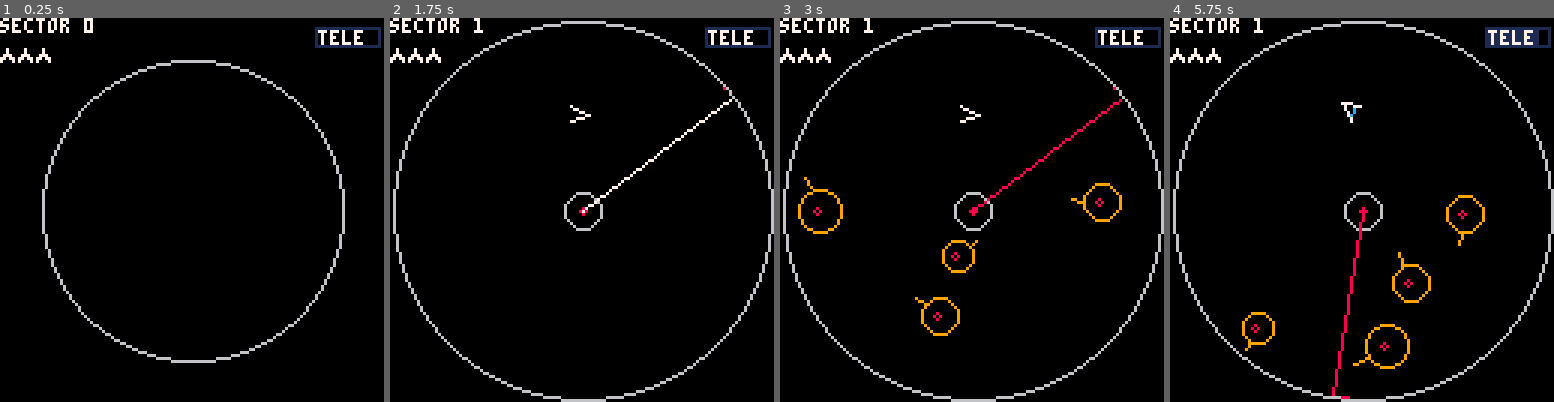
Above: before the commit, frames 1-4 (left to right).
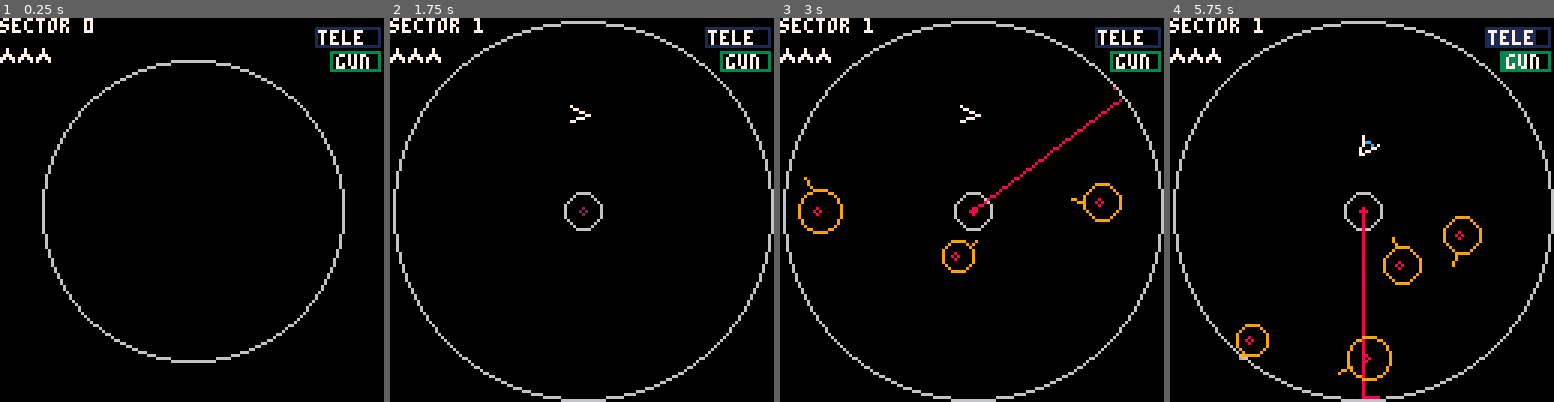
Above: after the commit, the same moments.

Repository: caseylabrack/laser
Game: PICO-8 cartridge laser.p8
Same seed, same stepped clock (60 frames per second), same inputs: the game is played once before the commit and once after it.
Inputs:
- Up to frame 1 (0.25 s): no input
- Up to frame 2 (1.75 s): tap X (X key) at 0.33, 1.07 s; tap O (Z key) at 0.7, 1.7 s; hold Right from 1.6 s (still down)
- Up to frame 3 (3 s): tap X (X key) at 1.85, 2.97 s; release Right at 2.1 s; tap O (Z key) at 2.1, 2.5, 2.9 s; hold Up 2.15-2.42 s; hold Right from 2.47 s (still down)
- Up to frame 4 (5.75 s): release Right at 3.03 s; hold Left 3.08-3.58 s; tap O (Z key) every 0.4 s from 3.3 to 5.7 s; hold Down 3.63-3.97 s; hold Right 4.02-4.68 s; tap X (X key) at 4.08, 5.2 s; hold Up 4.73-5.03 s; hold Left 5.08-5.68 s; hold Down from 5.73 s (still down)

The runs differ from the first frame. In frame 1, 0.4% of the frame differs, in the area x 85-100%, y 8-15%; in frame 2, 0.8%; in frame 3, 0.7%; in frame 4, 3.4%, in the area x 17-100%, y 3-100%.

Commit message:
player enter/death animations, gun charging, 180flip

Diff:
--- a/laser.p8
+++ b/laser.p8
@@ -9,22 +9,39 @@
 -- 	fix flowers spawn out of bounds
 -- 	starfield flyin
 --  timing or lap based enemy
---  gun rdy
 --  multiple bullets?
 --  bigger min size for flowers
---  fade in: [two] lives left
+--  player animations
+--  gameover animations
+--  fuzziness
+
+function plines(this)
+	local m={x=p.x+cos(p.a)*2,y=p.y+sin(p.a)*2}
+	local prow=.075
+	local len=6
+	local aft=len-2
+	return {
+		{x1=m.x,y1=m.y,x2=m.x-cos(p.a-prow)*len,y2=m.y-sin(p.a-prow)*len},
+		{x1=m.x,y1=m.y,x2=m.x-cos(p.a+prow)*len,y2=m.y-sin(p.a+prow)*len}
+	}
+--	line(m.x,m.y,m.x-cos(p.a-prow)*len,m.y-sin(p.a-prow)*len,7)
+--	line(m.x,m.y,m.x-cos(p.a+prow)*len,m.y-sin(p.a+prow)*len,7)
+end
 
 p = {x=80,y=30,dx=0,dy=0,
-					a=.75,t=.25,rt=.05,r=3,
-					friction=.92,
+					a=.75,t=.25,rt=.05,r=3,friction=.92,
 					hop=25,charge=0,fullcharge=90,
 					enabled=false,controllable=true,
-					thrusting=false}
+					thrusting=false,
+					gun=0,gunfull=160,gunfail=false,gunfailtick=0,
+					flipready=10,fliplast=0,
+					lines=plines}
 ps= {} --player death particles
 lz= {} --lasers
 zs= {} --safe zones
 hs= {} --homing bombs
 as= {} --animations (coroutines)
+a2= {}
 fs= {} --flowers
 rs= {} --roids
 b = {x=0,y=0,dx,dy,a=0,r=2,speed=5,enabled=false}
@@ -58,7 +75,7 @@
 end
 
 if p.enabled then
-	p.charge+=1
+	p.charge+=1 p.gun=min(p.gun+1,p.gunfull)
 	if btn(➡️) then p.a=p.a-p.rt end
 	if btn(⬅️) then p.a=p.a+p.rt end
 	if btn(⬆️) and p.charge>p.fullcharge then
@@ -66,7 +83,13 @@
 		p.y+=sin(p.a)*p.hop
 		p.charge=0
 	end
-	if btn(⬇️) then	p.dx=0 p.dy=0 end
+	if btn(⬇️) then
+--	p.dx=0 p.dy=0
+		if tick-p.fliplast>p.flipready then
+		 p.a+=.5
+		 p.fliplast=tick
+	 end
+	end
 	if btn(🅾️) then
 		p.dx+=cos(p.a)*p.t
 		p.dy+=sin(p.a)*p.t
@@ -79,10 +102,18 @@
 		p.thrusting=false
 	end
 	if btn(❎) and not b.enabled then
-		b.enabled=true
-		b.x=p.x b.y=p.y b.a=p.a
-		b.dx=cos(b.a)*b.speed b.dy=sin(b.a)*b.speed
-		sfx(11)
+		if p.gun==p.gunfull then
+			b.enabled=true
+			b.x=p.x b.y=p.y b.a=p.a
+			b.dx=cos(b.a)*b.speed b.dy=sin(b.a)*b.speed
+			sfx(11)
+		else
+			if tick-p.gunfailtick>10 then
+				p.gunfail=true
+				sfx(12)
+				p.gunfailtick=tick
+			end
+		end
 	end
 end
 p.x=p.x+p.dx
@@ -94,7 +125,7 @@
 for f in all(fs) do
 	f.tick+=1
 	for l in all(f) do --each leaf
-		if p.enabled and touching(p,l) then died() end
+		if p.enabled and touching(p,l) then died(l) end
 		l.growcount+=1
 		if l.growcount>f.growgoal and l.r<12 then --grow
 			if not touching(l,inner) then
@@ -115,7 +146,13 @@
 				i+=1
 				l=rnd(couldbuds)
 				ang=rnd(1)
-				k.x=l.x+cos(ang)*l.r	k.y=l.y+sin(ang)*l.r
+				k.x,k.y=l.x+cos(ang)*l.r,l.y+sin(ang)*l.r
+				i2=0
+				while distt(k,inner)>63 and i2<100 do
+					i2+=1
+					ang=rnd(1)
+					k.x,k.y=l.x+cos(ang)*l.r,l.y+sin(ang)*l.r
+				end
 				k.r=8
 				colliding=false
 				for m in all(f) do
@@ -128,8 +165,10 @@
 				end
 			end
 			if i<100 then
-				k.r=2	k.growcount=0
-				add(f,k)
+--				if distt(k,inner)<62 then
+					k.r=2	k.growcount=0
+					add(f,k)
+--				end
 			end
 		end
 	end
@@ -196,12 +235,12 @@
 if p.enabled then
 	-- player vs. obstacles
 	for v in all(rs) do
-		if (touching(p,v)) died()
+		if (touching(p,v)) died(v)
 	end
 
 	--player vs. homing bombs
 	for h in all(hs) do
-		if (touching(p,h)) died()
+		if (touching(p,h)) died(h)
 	end
 end
 
@@ -215,9 +254,7 @@
 	if vulnerable then
 		for l in all(lz) do
 			if touching(p,{x=64+cos(l.a)*d,y=64+sin(l.a)*d,r=0}) then
-				p.enabled=false
-				add(ps,{x1=p.x,y1=p.y,x2=p.x+3,y2=p.y+3})
-				died()
+				died(l)
 			end
 		end
 	end
@@ -301,31 +338,29 @@
 
 --level win
 if #rs==0 and #fs==0 and p.enabled and state=="running" then
---	lz={}
---	zs={}
---	hs={}
---	lvl+=1
 	state="wiping"
 	extralives=3
 	if lvl>#lvls then lvl=1 end
 	local a=cocreate(wipe)
 	add(as,a)
---	state="setup"
---	intro=cocreate(spawn)
---	coresume(intro,lvls[lvl])
-end
-end
-
-function died()
+end
+end
+
+function died(cause)
+	if state~="running" then return end
 	sfx(2,-2)
+	sfx(13)
+	p.enabled=false
+	local d=cocreate(deathparticles)
+	coresume(d,cause)
+	add(a2,d)
 	extralives-=1
 	if extralives<0 then lvl=1 end
-	p.enabled=false
 	state="death"
 --	waiting=cocreate(anykey)
 --	coresume(waiting,60)
 	local a=cocreate(death)
-	coresume(a,30,60)
+	coresume(a,15,30)
 	add(as,a)
 end
 
@@ -333,6 +368,12 @@
 cls()
 
 pal(cp)
+
+--do animations
+for z in all(a2) do
+	if costatus(z)!="dead" then assert(coresume(z))
+	else del(a2,z) end
+end
 
 --safe zone
 for z in all(zs) do
@@ -365,9 +406,13 @@
 
 --homing bombs
 for h in all(hs) do
-	if not h.enabled then pal(8,2) end
+--	if not h.enabled then pal(8,2) end
+	if h.enabled then
 	spr((flr(h.frametick%8)/2)+16,h.x-4,h.y-4)
-	pal(cp)
+	else
+	spr(23,h.x-4,h.y-4)
+	end
+--	pal(cp)
 end
 
 --laser
@@ -409,9 +454,9 @@
 	line(m.x,m.y,m.x-cos(p.a-prow)*len,m.y-sin(p.a-prow)*len,7)
 	line(m.x,m.y,m.x-cos(p.a+prow)*len,m.y-sin(p.a+prow)*len,7)
 --circfill(m.x-cos(p.a)*2,m.y-sin(p.a)*2,1,7)
-else
-	for p2 in all(ps) do
-		line(p2.x1,p2.y1,p2.x2,p2.y2,7)
+	if p.gunfail then
+		circ(m.x,m.y,2,12)
+		p.gunfail=false
 	end
 end
 
@@ -456,6 +501,14 @@
 rectfill(105,3,105+(126-105)*pct,9,f)
 print("tele",106,4,7)
 
+--gun countdown
+local x,x2,y,y2=110,126,11,17
+local f=p.gun<p.gunfull and 3 or 11
+rect(x,y,x2,y2,f)
+local pct=min(p.gun/p.gunfull,1)
+rectfill(x,y,x+(x2-x)*pct,y2,f)
+print("gun",x+2,y+1,7)
+
 print("sector "..lvl,0,0,7)
 for i=1,extralives do
 	spr(22,i*6-6,10)
@@ -490,6 +543,7 @@
 -->8
 --levels
 lvls={
+--	{flowers=1,bomb=true},
 	{roids=4,lasers=1},
 	{roids=6,lasers=1,safezone=true},
 	{roids=4,lasers=1,flowers=3},
@@ -517,9 +571,14 @@
 
 function spawn()
 	state="setup"
-	i=10 c=i p.x=64 p.y=32 p.dx=0 p.dy=0 p.charge=0 p.a=0
+	i=10 c=15 p.x=64 p.y=32 p.dx=0 p.dy=0 p.charge=0 p.a=0 p.gun=0
+	--player entering animation
+	p.enabled=true
+	local enteranim=cocreate(penter)
+	coresume(enteranim,p.x,p.y,c)
+	add(a2,enteranim)
 	while c>0 do c-=1 yield() end
-	p.enabled=true
+	--spawn each unit type in random order
 	for unit,num in pairs(lvls[lvl]) do
 		c=i --countdown spawn interval
 		while true do
@@ -572,9 +631,7 @@
 				f.br=250 --bud rate
 				local r={}
 				local d=12+rnd(63-24)
-				local a=aim_away(.25,.1)
---				local a=rnd()
---				if abs(a-.25)<.1 then a+=.1+rnd(.2) end
+				local a=aim_away(.25,.25)
 				r.x=64+cos(a)*d r.y=64+sin(a)*d r.r=9
 				r.growcount=0
 				add(f,r)
@@ -609,7 +666,6 @@
 	state="dead"
 	while btn()==0 do
 		local pct=min((tick-start)/duration,1)
-		printh("pct "..pct)
 		if pct<=1 then
 			cp=bwp[ceil((1-pct)*#bwp)]
 		else
@@ -623,10 +679,88 @@
 	add(as,cocreate(spawn))
 end
 
---get random angle that is not within margin of given angle
-function aim_away(ang,margin)
-	local margin=margin or .25
-	return rnd(1-margin)+ang+margin/2
+--player enter
+function penter(x,y,duration)
+	local start=tick
+	local t=0
+	local dur=duration/2
+	while t<1 do
+		t=(tick-start)/dur
+		t=easeoutexpo(t)
+		line(x,y,x+30*t,y)
+		line(x,y,x-30*t,y)
+		line(x,y,x,y+30*t)
+		line(x,y,x,y-30*t)
+		circfill(x,y,t*6,7)
+		yield()
+	end
+	start=tick
+	t=0
+	while t<1 do
+		t=(tick-start)/dur
+		t=easeoutexpo(t)
+		line(x,y,x+30*(1-t),y)
+		line(x,y,x-30*(1-t),y)
+		line(x,y,x,y+30*(1-t))
+		line(x,y,x,y-30*(1-t))
+		circfill(x,y,(1-t)*6,7)
+		yield()
+	end
+end
+
+--player death particles
+function deathparticles(cause)
+	local lines=p:lines()
+
+	for l in all(lines) do
+		l.dx,l.dy=cause.dx or p.dx,cause.dy or p.dy
+		l.midx,l.midy=(l.x1+l.x2)/2,(l.y1+l.y2)/2
+		l.dr=rnd(.05) l.r=atan2(l.x2-l.x1,l.y2-l.y1)
+		local ang=atan2(l.midx-p.x,l.midy-p.y)
+		l.dx+=cos(ang)*.25 l.dy+=sin(ang)*.25
+	end
+
+	local parts={}
+	local s = 4 --dist spread
+	local ds=.1 --speed spread
+	for i=1,10 do
+		local z = {x=p.x+rndr(-s,s),
+													y=p.y+rndr(-s,s),
+													dx=(cause.dx or p.dx)+rndr(-ds,ds),
+													dy=(cause.dy or p.dy)+rndr(-ds,ds)}
+		local ang=atan2(z.x-p.x,z.y-p.y)
+		z.dx+=cos(ang)*0.1
+		z.dy+=sin(ang)*0.1
+		add(parts,z)
+	end
+
+	local i=10
+	while not p.enabled do
+		i-=1
+		pal(dp)
+
+		if i>0 then
+			camera(rnd(4)-2,rnd(4)-2)
+		else
+			camera()
+		end
+		color(7)
+		for l in all(lines) do
+			l.midx+=l.dx
+			l.midy+=l.dy
+			l.r+=l.dr
+			line(l.midx-cos(l.r)*4,
+								l.midy-sin(l.r)*4,
+								l.midx+cos(l.r)*4,
+								l.midy+sin(l.r)*4)
+		end
+		for z in all(parts) do
+			z.x+=z.dx z.y+=z.dy
+			pset(z.x,z.y)
+		end
+		pal(cp)
+		yield()
+	end
 end
 -->8
 --utils
@@ -669,6 +803,16 @@
 	else
 		return 1-2^(-10*x)
 	end
+end
+
+--get random angle that is not within margin of given angle
+function aim_away(ang,margin)
+	local margin=margin or .25
+	return rnd(1-margin)+ang+margin/2
+end
+
+function rndr(low,high)
+	return low+rnd(high-low)
 end
 -->8
 --palletes
@@ -733,12 +877,12 @@
 0000000006666660000000000e0000e00e0000e002022020020220200020020000200200002002000000000000000000000000000000ee0000ee000000000000
 00000000006dd600000000000000000000000000002002000020020000000000000000000000000000000000000000000000000000000e00000e000000000000
 0f00000000f00000000f00000000f0000008000000eee00000700000000000000000000000000000000000000000000000000000000000000000000000000000
-00f0000f000f00000000f00000000f00008080000e00eee000700000000000000000000000000000000000000000000000000000000000000000000000000000
-00fffff000ffff0f00ffff000fffff0008eee800e00000ee07770000000000000000000000000000000000000000000000000000000000000000000000000000
-00f88f0000f88ff00ff88f0ff0f88f0080e8e080e000000e77077000000000000000000000000000000000000000000000000000000000000000000000000000
-00f88f000ff88f00f0f88ff000f88f0f08eee800e00000ee70007000000000000000000000000000000000000000000000000000000000000000000000000000
-0fffff00f0ffff0000ffff0000fffff0008080000e000ee000000000000000000000000000000000000000000000000000000000000000000000000000000000
-f0000f000000f000000f000000f00000000800000ee0ee0000000000000000000000000000000000000000000000000000000000000000000000000000000000
+00f0000f000f00000000f00000000f00008080000e00eee000700000ff0000ff0000000000000000000000000000000000000000000000000000000000000000
+00fffff000ffff0f00ffff000fffff0008eee800e00000ee0777000000ffff000000000000000000000000000000000000000000000000000000000000000000
+00f88f0000f88ff00ff88f0ff0f88f0080e8e080e000000e7707700000f22f000000000000000000000000000000000000000000000000000000000000000000
+00f88f000ff88f00f0f88ff000f88f0f08eee800e00000ee7000700000f22f000000000000000000000000000000000000000000000000000000000000000000
+0fffff00f0ffff0000ffff0000fffff0008080000e000ee00000000000ffff000000000000000000000000000000000000000000000000000000000000000000
+f0000f000000f000000f000000f00000000800000ee0ee0000000000ff0000ff0000000000000000000000000000000000000000000000000000000000000000
 000000f000000f000000f000000f000000000000000ee00000000000000000000000000000000000000000000000000000000000000000000000000000000000
 00000000000000000000000000000000000000000000000000000000000000000000000000000000000000000000000000000000000000000000000000000000
 05555500088888000000000000000000000000000000000000000000000000000000000000000000000000000000000000000000000000000000000000000000
Not shown, changed: the music (__music__) section of laser.p8
Not shown, changed: the sound effects (__sfx__) section of laser.p8
